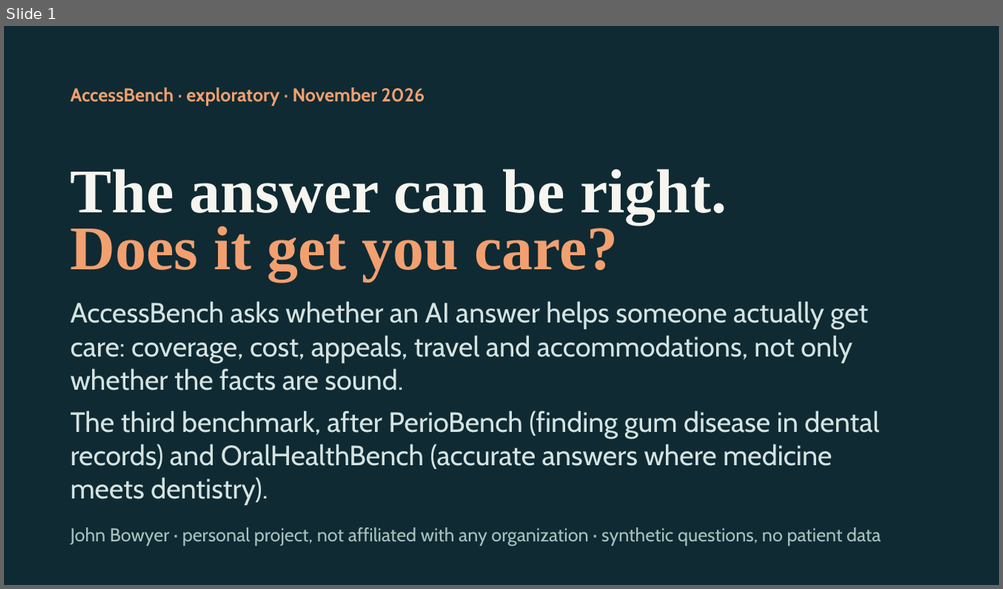
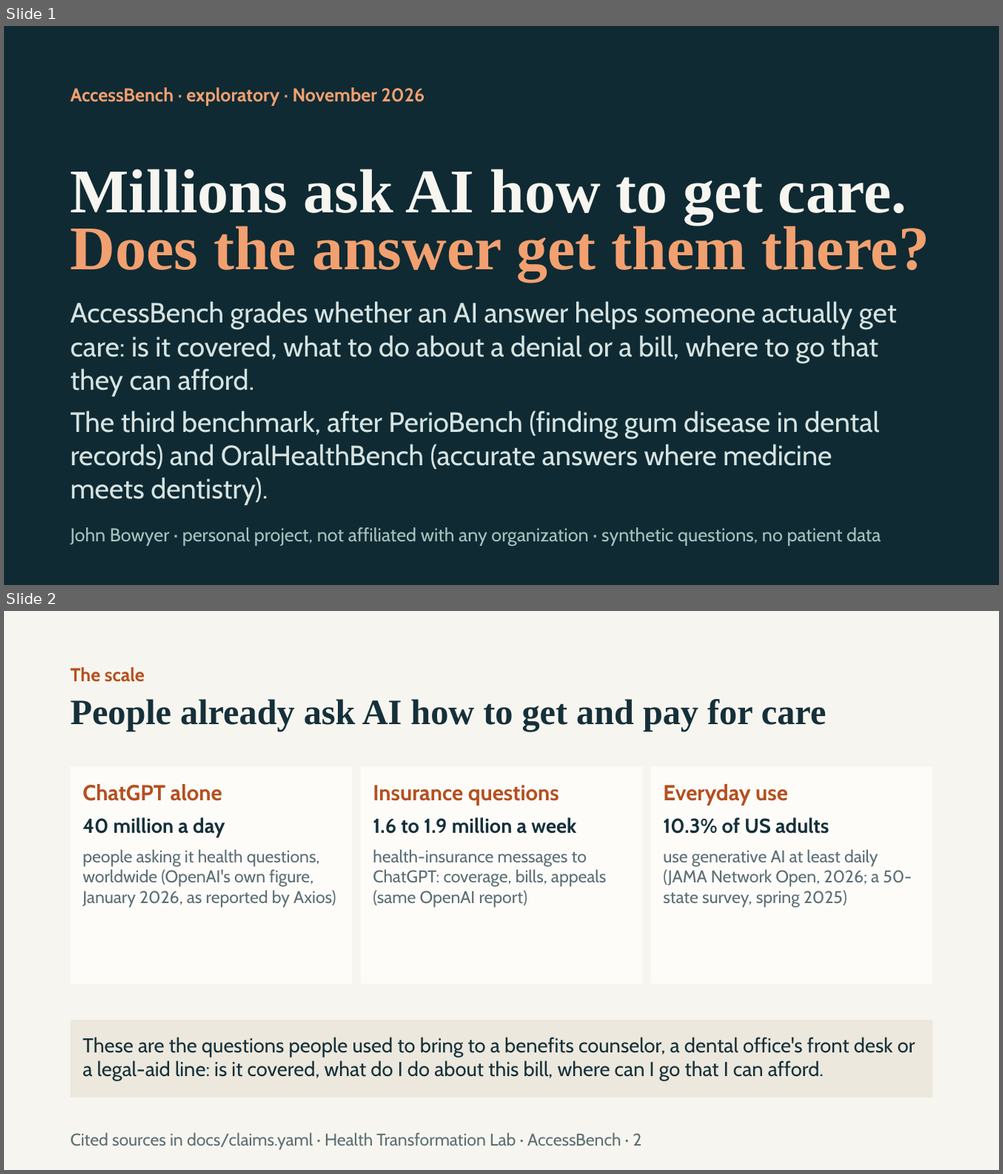
Before and after one commit to healthtransformationlab/health-transformation-lab-nlp, a slide deck: docs/access/access_bench.pptx. Shown one above the other, each under a label of ours: slide 1 before the commit, slides 1 and 2 after it. The pictures are 1003x589 and 1003x1174 pixels, drawn with LibreOffice and Linux fonts; fonts in the diff are those of the drawing. Boxes give left, top, right and bottom in pixels: in the first picture for what was removed or moved away, otherwise in the second. Text is boxed around its words. In the diff, an @@ line names an element or a change of style, - is before the commit and + after.

```diff
--- a/docs/access/access_bench.pptx
+++ b/docs/access/access_bench.pptx
@@ slide 2 added at <box>4,611,999,1170</box>, background #F7F5EF @@
@@ text added at <box>71,667,145,682</box>, 18 pt, text #B4501F, bold @@
+The scale
@@ text added at <box>71,699,825,731</box>, 34.5 pt, text #15303A, bold @@
+People already ask AI how to get and pay for care
@@ rectangle added at <box>71,766,353,984</box>, fill #FDFCF9, 16.5 pt, text #5C6F75 @@
+ChatGPT alone
+40 million a day
+people asking it health questions, worldwide (OpenAI's own figure, January 2026, as reported by Axios)
@@ rectangle added at <box>361,766,643,984</box>, fill #FDFCF9, 16.5 pt, text #5C6F75 @@
+Insurance questions
+1.6 to 1.9 million a week
+health-insurance messages to ChatGPT: coverage, bills, appeals (same OpenAI report)
@@ rectangle added at <box>651,766,933,984</box>, fill #FDFCF9, 16.5 pt, text #5C6F75 @@
+Everyday use
+10.3% of US adults
+use generative AI at least daily (JAMA Network Open, 2026; a 50-state survey, spring 2025)
@@ rectangle added at <box>71,1021,933,1098</box>, fill #ECE8DD, 19.5 pt, text #15303A @@
+These are the questions people used to bring to a benefits counselor, a dental office's front desk or a legal-aid line: is it covered, what do I do about this bill, where can I go that I can afford.
@@ text added at <box>71,1133,641,1150</box>, 16.5 pt, text #5C6F75 @@
+Cited sources in docs/claims.yaml · Health Transformation Lab · AccessBench · 2
@@ slide 1 changed as well @@
@@ text at <box>71,169,906,224</box>: text changed @@
-The answer can be right.
+Millions ask AI how to get care.
@@ text at <box>71,221,929,281</box>: text changed @@
-Does it get you care?
+Does the answer get them there?
@@ text at <box>71,301,896,397</box>: text changed @@
-AccessBench asks whether an AI answer helps someone actually get care: coverage, cost, appeals, travel and accommodations, not only whether the facts are sound.
+AccessBench grades whether an AI answer helps someone actually get care: is it covered, what to do about a denial or a bill, where to go that they can afford.
```
Also in this commit, not shown: 3 other slides changed, 3 other slides added, 3 slides removed, 19 other files.
